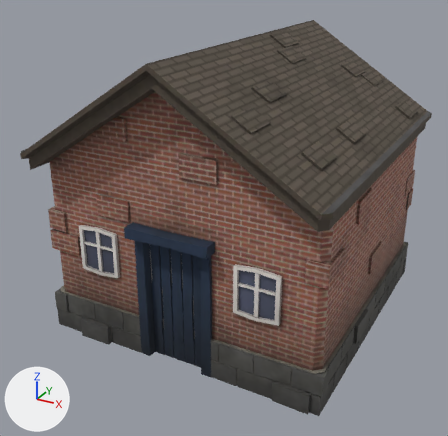
The glTF model assets/buildings/textured/medium/building_1Story_GableRoof.glb, before and after one commit.
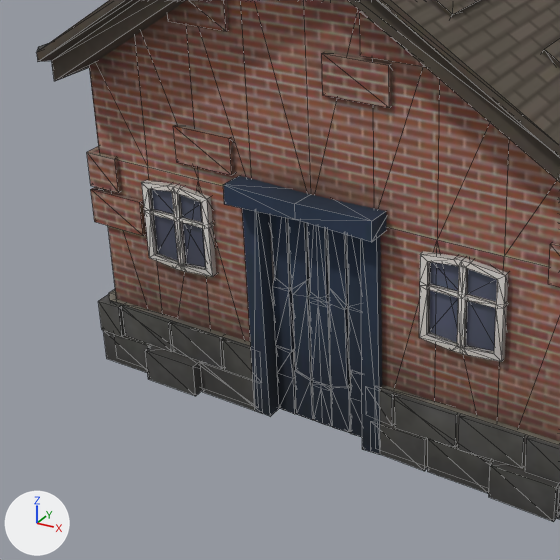
There are two pictures of each version: one whole from a camera (50 mm lens) standing at (1.94, -3.88, 2.6) and looking at (-0.09, -0.18, 0.75), one close up on the part from 0% to 69% of the width and 29% to 100% of the height. Lighting does not change. The marker at lower left points along +X, +Y and +Z. The last two pictures show the newer version. The close-ups show mesh edges as thin lines. Vertices at exactly the same position are counted once.

In view in the first close-up: '1Story_GableRoof_medium'.
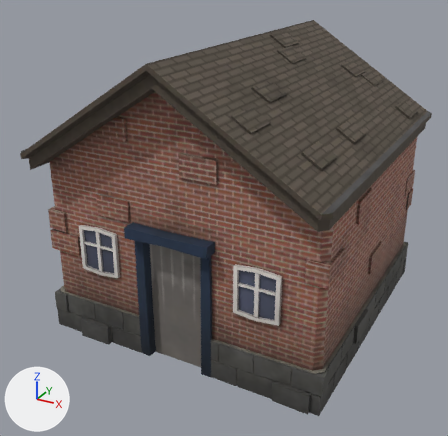
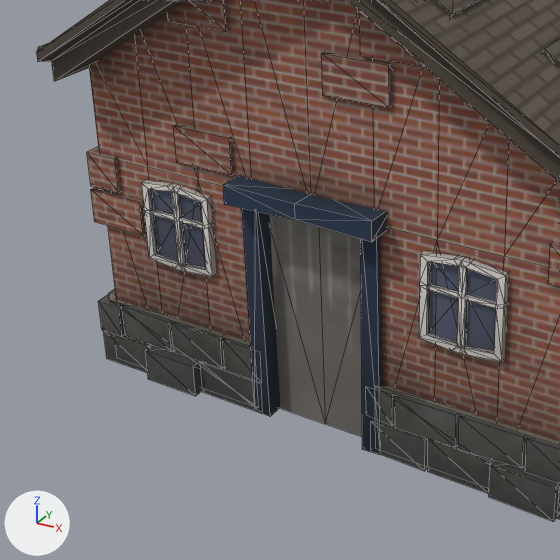
Diff of the bpy script that builds the scene:
```diff
--- a/assets/buildings/textured/medium/building_1Story_GableRoof.glb.py
+++ b/assets/buildings/textured/medium/building_1Story_GableRoof.glb.py
@@ me_cube_062 @@
 # used by ob_1story_gableroof_medium; location = (0.0, 0.0, 0.0)
-me_cube_062.from_pydata(...)  # 1227 vertices, 1684 faces; spans x -1.05..1.05, y -1.19..1.19, z 0.01..2.04
+me_cube_062.from_pydata(...)  # 1081 vertices, 1472 faces; spans x -1.05..1.05, y -1.19..1.19, z 0.01..2.04
+# me_cube_062 part 1: the loose piece of 42 vertices spanning x -0.04..0.04, y -0.98..-0.95, z 0.02..0.96 is deleted
+# me_cube_062 part 2: the loose piece of 28 vertices spanning x -0.2..-0.12, y -0.98..-0.95, z 0.02..0.96 is deleted
+# me_cube_062 part 3: the loose piece of 28 vertices spanning x 0.12..0.2, y -0.98..-0.95, z 0.02..0.96 is deleted
+# me_cube_062 part 4: the loose piece of 24 vertices spanning x -0.12..-0.04, y -0.98..-0.95, z 0.02..0.96 is deleted
+# me_cube_062 part 5: the loose piece of 24 vertices spanning x 0.04..0.12, y -0.98..-0.95, z 0.02..0.96 is deleted
 me_cube_062.materials.append(mat_house_1story_gableroof_medium)
```

What differs and where, as boxes [x1, y1, x2, y2] in the close-ups (560 x 560 px):
part 1 of me_cube_062, deleted
    before: [307, 223, 333, 426]
part 2 of me_cube_062, deleted
    before: [270, 214, 297, 414]
part 3 of me_cube_062, deleted (blue)
    before: [347, 235, 362, 437]
part 4 of me_cube_062, deleted (blue)
    before: [288, 218, 314, 420]
part 5 of me_cube_062, deleted (blue)
    before: [327, 229, 351, 433]
